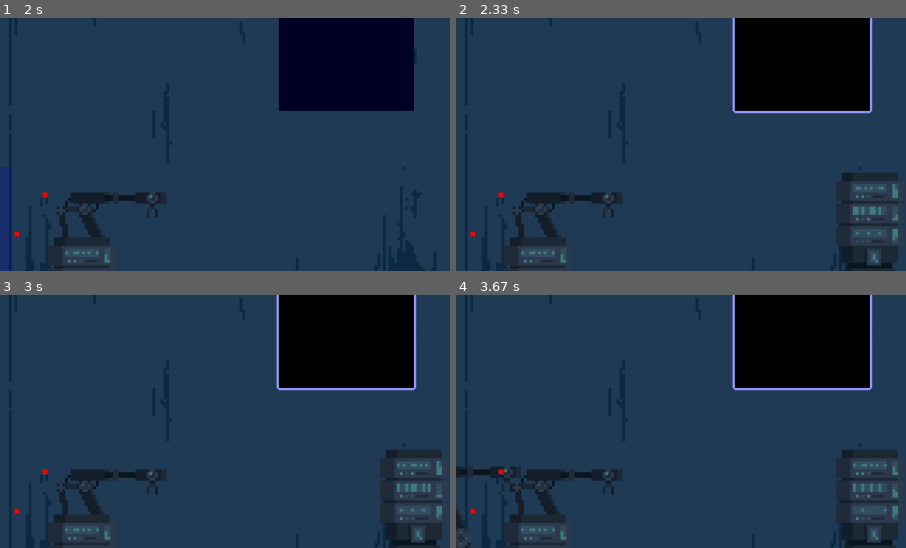
Above: before the commit, frames 1-4 (two rows, left to right).
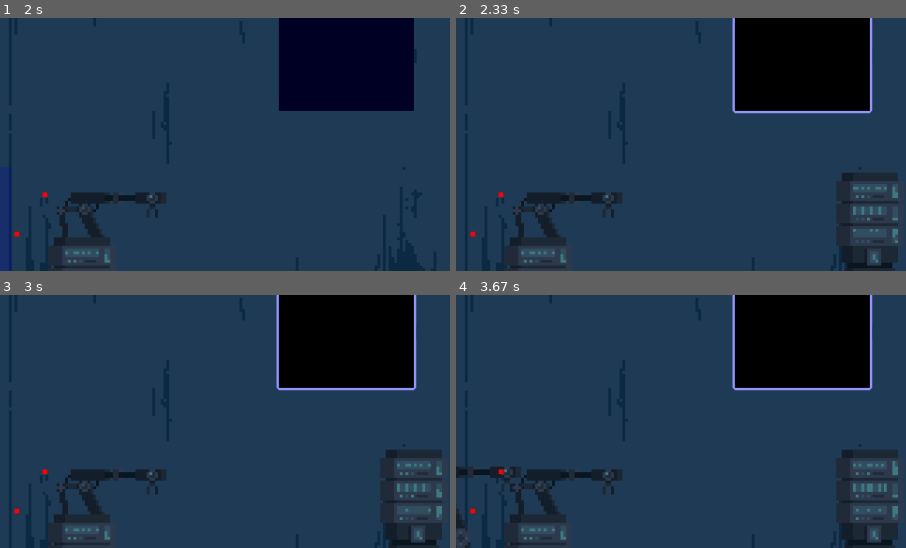
Above: after the commit, the same moments.

Repository: PouchyCorp/TrophNSI
Game: pygame game, started from sources/main.py
Same seed, same stepped clock (60 frames per second), same inputs: the game is played once before the commit and once after it.
Inputs (mouse positions are % of the whole screen's width and height, from its top left):
- Up to frame 1 (2 s): tap B at 0.33, 0.82 s; hold Up 0.67-1.13 s; tap Space at 0.73, 1.03, 1.57 s; click (12, 27) at 1.22 s; hold Down 1.5-1.8 s; click (7, 13) at 1.88 s
- Up to frame 2 (2.33 s): click (59, 27) at 2.22 s
- Up to frame 3 (3 s): hold Up 2.5-2.87 s; tap Space at 2.57, 2.97 s; hold Down from 2.9 s (still down)
- Up to frame 4 (3.67 s): tap B at 3.05 s; release Down at 3.27 s; hold Up 3.3-3.6 s; tap Space at 3.37 s; hold Down from 3.63 s (still down)
The pictures show only the part of the screen within x 21-71%, y 26-76%; the shares and areas given below are measured in that part.

Frame 1 is identical in both runs. In frame 2, 0.2% of the frame differs, in the area x 88-99%, y 65-89%; in frame 3, 0.2%, in the area x 88-99%, y 65-86%; in frame 4, 0.2%.

Commit message:
Update anim.py

Diff:
--- a/sources/objects/anim.py
+++ b/sources/objects/anim.py
@@ -15,18 +15,23 @@
 
 
 class Animation:
-    def __init__(self, spritesheet : Spritesheet, line : int, length : int) -> None:
+    def __init__(self, spritesheet : Spritesheet, line : int, length : int, speed : int = 6) -> None:
         self.spritesheet = spritesheet
         self.counter : int = 0
         self.line = line
         self.length = length
+        self.speed = speed
+        self.__speed_incr = 0
 
     def get_frame(self) -> Surface:
         if self.counter == self.length:
             self.counter = 0
 
-        new_surf = self.spritesheet.get_img((round(self.counter), self.line))
+        if self.__speed_incr >= self.speed:
+            self.counter += 1
+            self.__speed_incr = 0
+        else:
+            self.__speed_incr += 1
 
-        self.counter += 0.25
-
+        new_surf = self.spritesheet.get_img((self.counter, self.line))
         return new_surf
